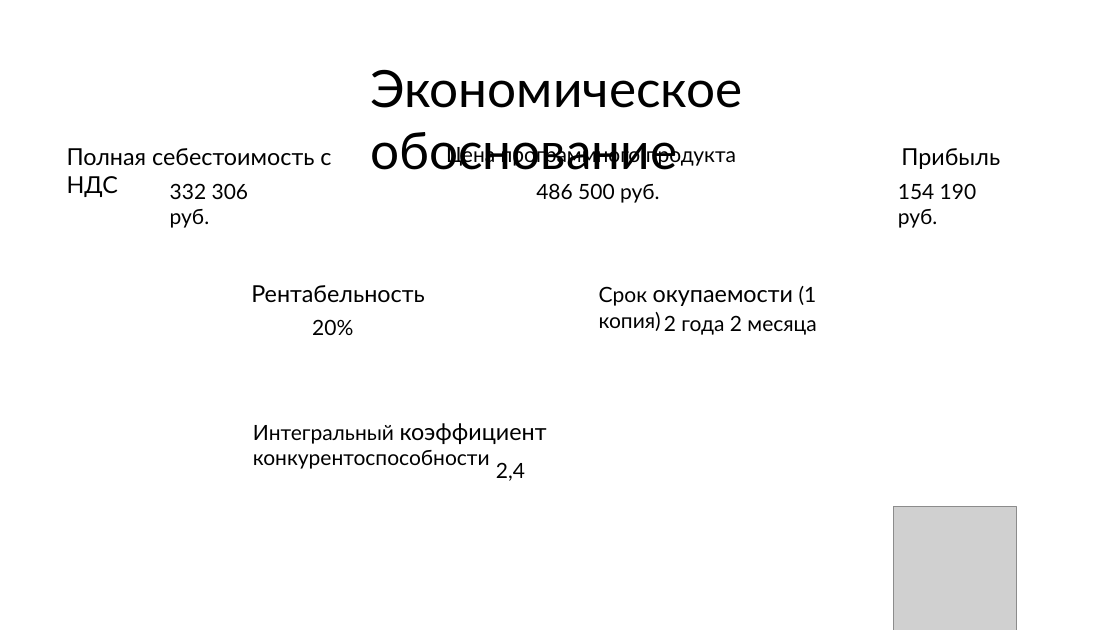
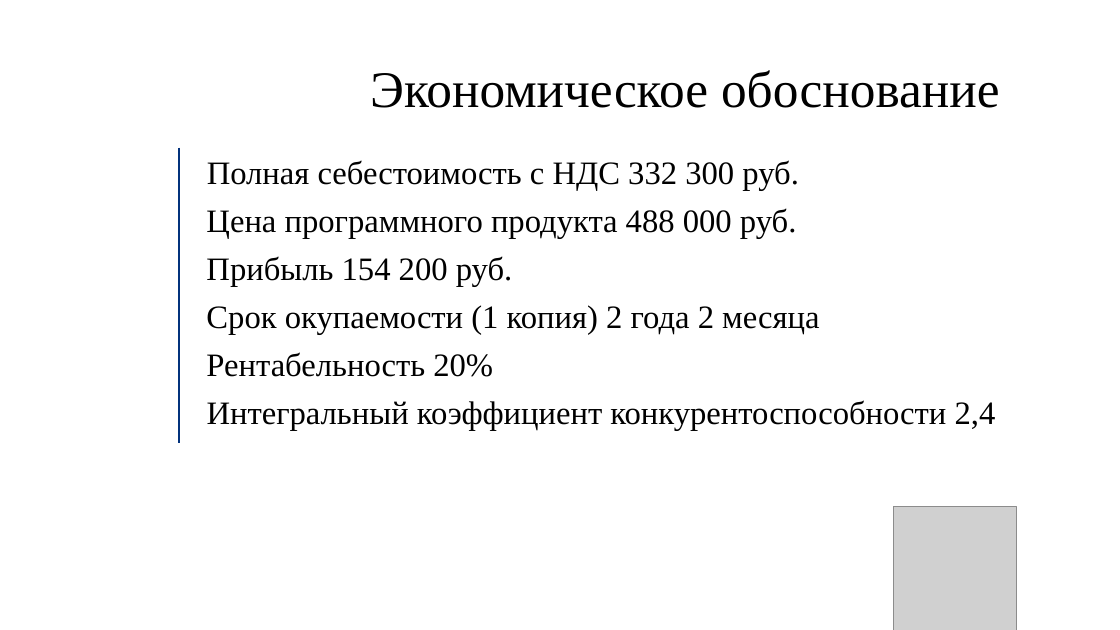
Before and after one commit to Danildanil228/diplomfiles, a slide deck: slide 29 of Презентация.pptx (slide 26 before the commit). Drawn at 1120x630 pixels with LibreOffice and Linux fonts; fonts in the diff are those of the drawing; grey boxes stand for pictures; background and template pictures are left out. Boxes give left, top, right and bottom in pixels: in the first picture for what was removed or moved away, otherwise in the second. Text is boxed around its words. In the diff, an @@ line names an element or a change of style, - is before the commit and + after.

Commit message:
save

```diff
--- a/Презентация.pptx
+++ b/Презентация.pptx
@@ text "Экономическое обоснование" at <box>370,70,999,108</box>: font Lato to Times New Roman @@
@@ line added from (179, 148) to (179, 444), #03327C 1.5 pt @@
@@ text removed at <box>901,148,1000,169</box> @@
-Прибыль
@@ text at <box>207,160,799,190</box>: text changed; size 20 to 28 pt; font Lato to Times New Roman @@
-Полная себестоимость с НДС
+Полная себестоимость с НДС 332 300 руб.
@@ text removed at <box>170,183,249,228</box> @@
-332 306 руб.
@@ text at <box>206,208,797,239</box>: text changed; size 18 to 28 pt; font Lato to Times New Roman @@
-Цена программного продукта
+Цена программного продукта 488 000 руб.
@@ text removed at <box>536,183,660,203</box> @@
-486 500 руб.
@@ text removed at <box>898,183,977,228</box> @@
-154 190 руб.
@@ text added at <box>206,256,513,287</box>, 28 pt, text #000000 @@
+Прибыль 154 200 руб.
@@ text removed at <box>251,285,425,302</box> @@
-Рентабельность
@@ text removed at <box>599,286,817,331</box> @@
-Срок окупаемости (1 копия)
@@ text at <box>206,305,819,335</box>: text changed; size 18 to 28 pt; font Lato to Times New Roman @@
-2 года 2 месяца
+Срок окупаемости (1 копия) 2 года 2 месяца
@@ text at <box>206,352,493,377</box>: text changed; size 18 to 28 pt; font Lato to Times New Roman @@
-20%
+Рентабельность 20%
@@ text at <box>207,400,996,431</box>: text changed; size 18 to 28 pt; font Lato to Times New Roman @@
-Интегральный коэффициент конкурентоспособности
+Интегральный коэффициент конкурентоспособности 2,4
@@ text removed at <box>496,462,525,481</box> @@
-2,4
```
Also in this commit, not shown: 12 other slides changed, 15 slides added, 12 slides removed.
